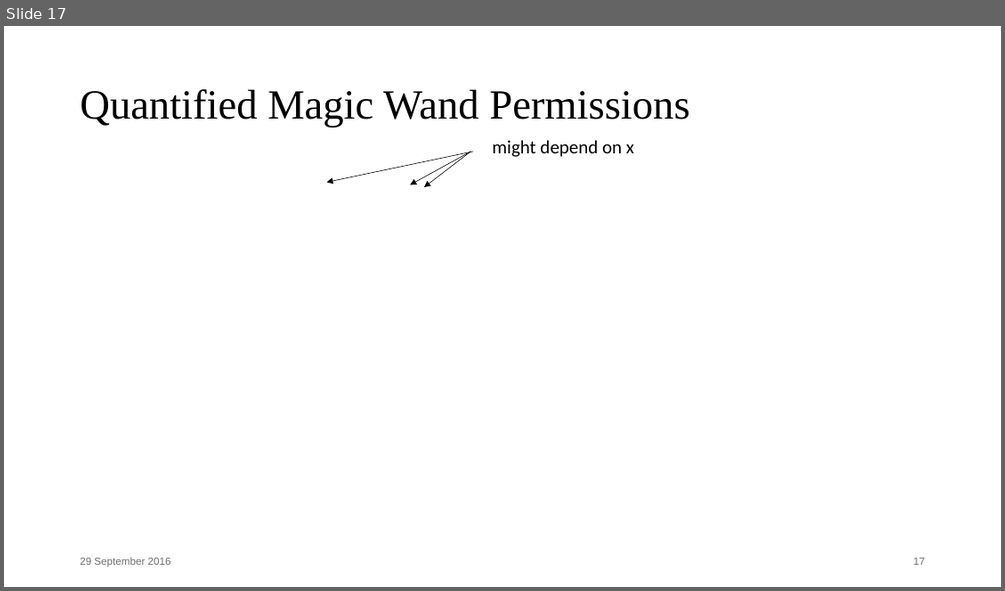
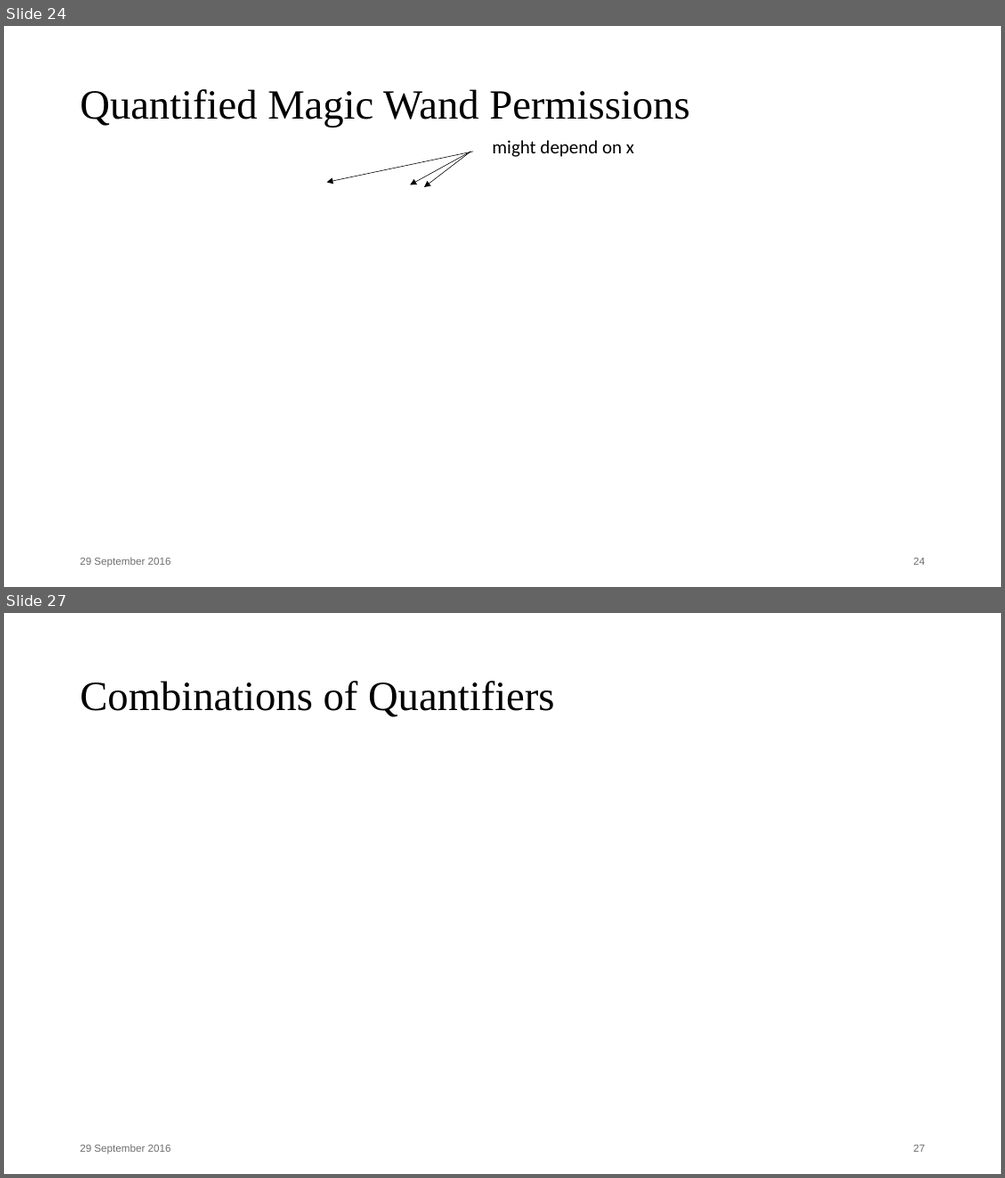
Before and after one commit to Aimenel/MT, a slide deck: presentations/Final Presentation/Final.pptx. Shown one above the other, each under a label of ours: slide 17 before the commit, slides 24 and 27 after it; the slides between them are not shown. The pictures are 1005x591 and 1005x1178 pixels, drawn with LibreOffice and Linux fonts; fonts in the diff are those of the drawing; grey boxes stand for pictures. Boxes give left, top, right and bottom in pixels: in the first picture for what was removed or moved away, otherwise in the second. Text is boxed around its words. In the diff, an @@ line names an element or a change of style, - is before the commit and + after.

```diff
--- a/presentations/Final Presentation/Final.pptx
+++ b/presentations/Final Presentation/Final.pptx
@@ slide 27 added at (4,613,1001,1174), background #FFFFFF @@
@@ title added at (80,681,555,717), 40 pt, text #000000 @@
+Combinations of Quantifiers
@@ text added at (80,1143,171,1154), 10 pt, text #6F6F6E @@
+29 September 2016
@@ page number added at (914,1144,925,1151), 10 pt, text #6F6F6E @@
+27
@@ what was slide 17 is now slide 24 @@
@@ page number at (914,557,925,564): text changed @@
-17
+24
```
Also in this commit, not shown: 13 slides changed, 11 other slides added.
